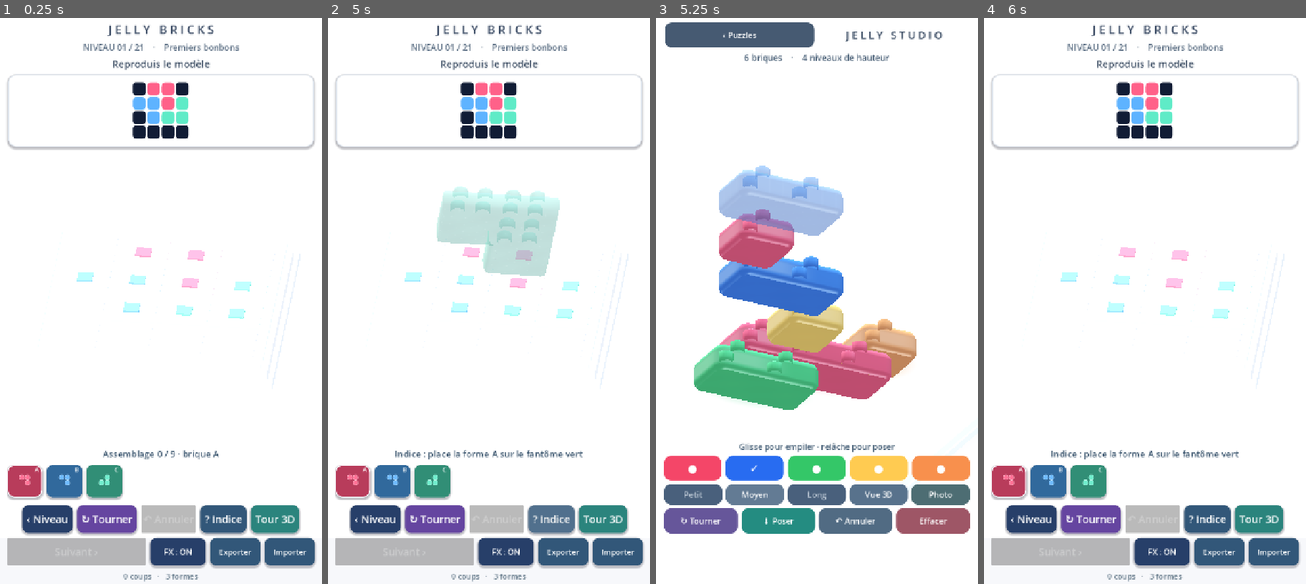
Above: before the commit, frames 1-4 (left to right).
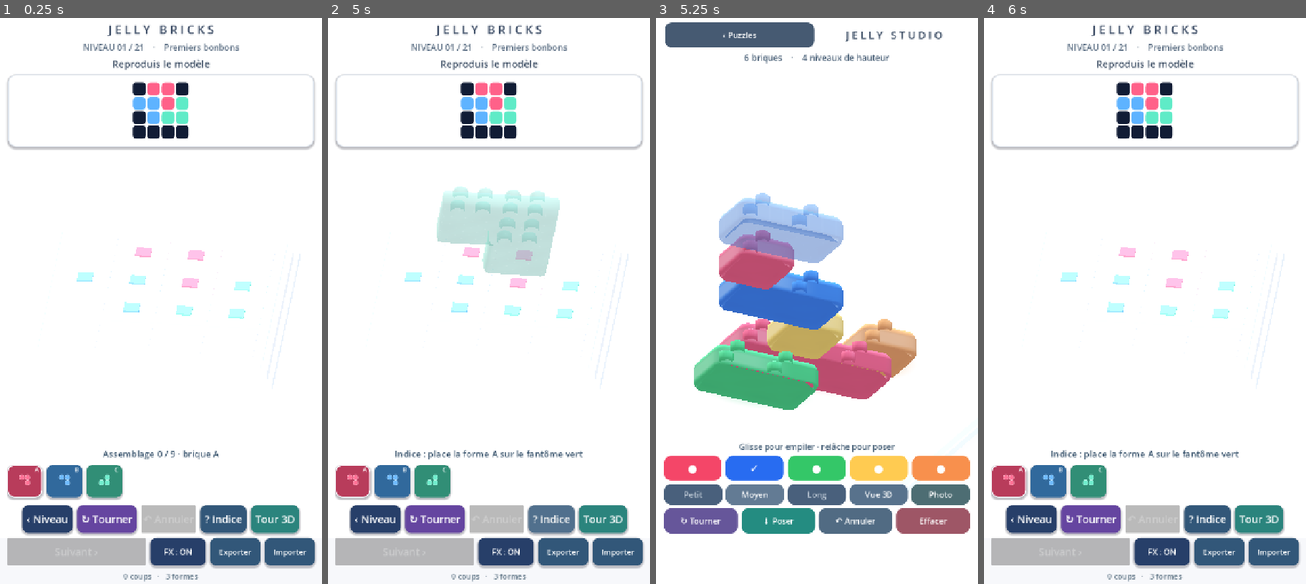
Above: after the commit, the same moments.

Repository: dbrckk/Jelly-bricks
Game: Godot game, scene res://scenes/main.tscn
Same seed, same stepped clock (60 frames per second), same inputs: the game is played once before the commit and once after it.
Inputs (mouse positions are in pixels of both pictures, inside the frame that each line leads up to):
- Up to frame 1 (0.25 s): no input
- Up to frame 2 (5 s): click (353, 482) at 0.52 s; click (392, 482) at 1.27 s; click (431, 482) at 2.02 s; click "‹ Niveau" at 2.75 s; click "↻ Tourner" at 3.5 s; click "? Indice" at 4.25 s
- Up to frame 3 (5.25 s): click "Tour 3D" at 5 s
- Up to frame 4 (6 s): click "‹ Puzzles" at 5.75 s

Frames 1-2 are identical in both runs. In frame 3, 8.1% of the frame differs, in the area x 19-80%, y 26-66%; in frame 4, nothing differs.

Commit message:
feat(native): true interlocking Jelly sockets, compact 3D towers and grounded gallery photo
* render(native): model real continuous underside sockets for every molded studio Jelly brick

* feat(native): seat Jelly stacks inside molded underside cavities and reposition interlayer contacts

* test(native): prove every molded Jelly size has recessed socket and tightly seated stack geometry

* build(android): bump native Jelly Bricks to 0.9.42 with interlocking underside

* docs(native): quantify real Jelly underside sockets, tighter nine-layer towers and testing

* test(native): distinguish floor contact from upper Jelly socket-ceiling contact

* test(native): reference gallery nine-layer threshold follows the new compact interlocking geometry

* render(native): frame all three loose Jelly bricks and strengthen gallery-only grounded contact shadows

* test(native): full reference tower must fit photo frame and stronger shadows must reset outside Gallery

* test(render): reject cropped foreground bricks by checking actual OpenGL photo border pixels

* docs(android): gallery composition QA and stronger photo-only contacts in 0.9.42

Diff:
--- a/native-godot/scripts/gel_mesh.gd
+++ b/native-godot/scripts/gel_mesh.gd
@@ -261,6 +261,13 @@
 const STUDIO_RING_OFFSETS := [0.0, 0.018, 0.049, 0.064, 0.064, 0.038, 0.0]
 const STUDIO_RING_VERTICALS := [1.0, 0.89, 0.50, 0.0, 0.0, -0.50, -0.86]
 const STUDIO_CORNER_STEPS := 7
+# Physically modeled underside socket: the support's raised studs enter
+# the recessed roof instead of holding a sealed slab 0.24 units in the air.
+# All studio lengths/orientations use one continuous open-bottom shell.
+# The 21 puzzle mesh variants are untouched.
+const STUDIO_UNDERSIDE_INSET := 0.10
+const STUDIO_SOCKET_DEPTH := 0.16
+const STUDIO_SOCKET_ROOF := BASE + STUDIO_SOCKET_DEPTH
 
 static func build_studio(cell_count: int, turns: int) -> ArrayMesh:
     var length: int = clampi(cell_count, 1, 3)
@@ -312,19 +319,39 @@
                 upper_normals[i], upper_normals[j],
                 lower_normals[j], lower_normals[i])
 
-    # Smooth, uninterrupted surface: no internal cell seams, holes or
-    # duplicated caps between adjacent segments of one physical brick.
+    # Rounded crown stays seamless. The underside is no longer a sealed
+    # flat slab: it has a single recessed socket with a narrow perimeter
+    # bearing rim. Lower studs visibly enter this pocket when bricks stack.
+    # The socket is built out of the EXISTING 4x8 perimeter segments, not
+    # additional per-cell meshes or draw calls. Cross-oriented bars fit.
     var top_ring: Array = rings[0]
     var bottom_ring: Array = rings[rings.size() - 1]
+    var socket_ring: Array[Vector3] = []
+    for corner in range(4):
+        var inward_x: float = -STUDIO_UNDERSIDE_INSET \
+            if corner == 0 or corner == 3 else STUDIO_UNDERSIDE_INSET
+        var inward_z: float = -STUDIO_UNDERSIDE_INSET \
+            if corner <= 1 else STUDIO_UNDERSIDE_INSET
+        for step in range(STUDIO_CORNER_STEPS + 1):
+            var outer_id: int = corner * (STUDIO_CORNER_STEPS + 1) + step
+            var outer: Vector3 = bottom_ring[outer_id]
+            socket_ring.append(Vector3(
+                outer.x + inward_x,
+                STUDIO_SOCKET_ROOF,
+                outer.z + inward_z))
     var top_center := Vector3(width * .5, TOP + .038, depth * .5)
-    var bottom_center := Vector3(width * .5, BASE, depth * .5)
+    var socket_center := Vector3(width * .5, STUDIO_SOCKET_ROOF, depth * .5)
     for i in range(segment_count):
         var j: int = (i + 1) % segment_count
-        # Arc travels CCW in XZ, which corresponds to downward geometric
-        # winding in X/Y/Z. Reverse the top fan for +Y facing triangles.
+        # XZ CCW is geometrically -Y; reverse the top fan for +Y.
         _triangle(st, top_center, top_ring[j], top_ring[i],
             Vector3.UP, Vector3.UP, Vector3.UP)
-        _triangle(st, bottom_center, bottom_ring[i], bottom_ring[j],
+        # Inner sloped pocket wall + recessed ceiling. The wall and roof
+        # complete a watertight volume while leaving space for studs.
+        _quad(st, bottom_ring[i], bottom_ring[j],
+            socket_ring[j], socket_ring[i],
+            Vector3.DOWN, Vector3.DOWN, Vector3.DOWN, Vector3.DOWN)
+        _triangle(st, socket_center, socket_ring[i], socket_ring[j],
             Vector3.DOWN, Vector3.DOWN, Vector3.DOWN)
     st.index()
     return st.commit()
--- a/native-godot/scripts/stack_mode.gd
+++ b/native-godot/scripts/stack_mode.gd
@@ -7,7 +7,10 @@
 const SAVE_TRANSFER = preload("res://scripts/save_transfer.gd")
 const SAVE_PATH := "user://jelly-stack-v1.json"
 const GRID := 6
-const STEP := .74
+# Each new layer slides its tenons into the recessed cavity of the
+# piece above. Old step (.74) balanced on exposed stud tips and left
+# ~.24 world-unit gaps between molded shells, visibly levitating towers.
+const STEP := .60
 const MAX_LAYERS := 9
 const MAX_BRICKS := 32
 # An actual shadow atlas is worth its GPU cost only on small photo scenes.
@@ -491,6 +494,10 @@
     var plinth: MeshInstance3D = scene_root.get_node("SatinPlinth")
     var edge: MeshInstance3D = scene_root.get_node("SatinPlinthEdge")
     var base_contact: MeshInstance3D = scene_root.get_node("StudioGroundContact")
+    # Enhance the genuine contact patches in the bright seamless gallery.
+    # This is one already-shared ShaderMaterial, never an extra draw call.
+    contact_material.set_shader_parameter("strength",
+        .44 if enabled else .35)
     if enabled:
         photo_floor_before = cyclorama.position.y
         cyclorama.position.y = -.30
@@ -618,7 +625,9 @@
         gallery_user_angle = photo_angle
         gallery_user_zoom = photo_zoom
         photo_angle = 0.06
-        photo_zoom = 0.92
+        # Nine closer interlocked layers need a slightly wider editorial
+        # portrait frame, otherwise the loose yellow brick is clipped.
+        photo_zoom = 1.0
     else:
         photo_angle = gallery_user_angle
         photo_zoom = gallery_user_zoom
@@ -887,14 +896,16 @@
         contact.material_override = contact_material
         contact.cast_shadow = GeometryInstance3D.SHADOW_CASTING_SETTING_OFF
         contact.position = Vector3(float(longest_col) * .5,
-            .047 if int(entry["layer"]) > 0 else .035,
+            GEL.STUDIO_SOCKET_ROOF + .004
+                if int(entry["layer"]) > 0 else .035,
             float(longest_row) * .5)
         root_piece.add_child(contact)
     return root_piece
 
 func _world_position(entry: Dictionary) -> Vector3:
     # Bottom of gel body is at y=.055; the plinth surface is at y=-.30.
-    # Each layer rises .74 so its underside meets the studs below it.
+    # At .60 step, the underside's 0.16-deep pocket encapsulates studs;
+    # the continuous rounded body remains distinct between layers.
     return Vector3(float(entry["col"]) - float(GRID) * .5,
         -.33 + float(entry["layer"]) * STEP,
         float(entry["row"]) - float(GRID) * .5)
--- a/native-godot/tests/capture.gd
+++ b/native-godot/tests/capture.gd
@@ -255,6 +255,20 @@
         quit(1)
         return false
     if frames == 225:
+        # Real visual QA: every foreground Jelly brick must fit the
+        # portrait photo. The yellow piece used to be cut in half at x=0
+        # after the tighter interlocking step made auto-framing zoom in.
+        for py in range(300, 820, 12):
+            for px in range(0, 8, 2):
+                var border_pixel: Color = image.get_pixel(px, py)
+                var color_range: float = maxf(border_pixel.r,
+                    maxf(border_pixel.g, border_pixel.b)) - minf(
+                    border_pixel.r, minf(border_pixel.g, border_pixel.b))
+                if color_range > .24:
+                    push_error("Gallery photo clips a colorful foreground brick at the left edge")
+                    quit(1)
+                    return false
+        print("PASS: All foreground Jelly bricks fit inside portrait camera borders")
         # Keep the same real nine-level showcase alive for another 40 frames.
         # Fix only the camera pose: the tower itself keeps moving with the
         # normal Godot _process() and analytical spring motion.
--- a/native-godot/tests/validate.gd
+++ b/native-godot/tests/validate.gd
@@ -80,6 +80,9 @@
             var found_continuous_crown := false
             var flat_upper := false
             var flat_lower := false
+            var recessed_roof := false
+            var recessed_rim := false
+            var old_flat_underside := false
             for vertex_id in range(vertices.size()):
                 var v: Vector3 = vertices[vertex_id]
                 var n: Vector3 = face_normals[vertex_id]
@@ -97,8 +100,18 @@
                         and absf(v.x - width_expected * .5) < .001 \
                         and absf(v.z - depth_expected * .5) < .001:
                     found_continuous_crown = true
+                if absf(v.x - width_expected * .5) < .001 \
+                        and absf(v.z - depth_expected * .5) < .001:
+                    if absf(v.y - GEL_MESH.STUDIO_SOCKET_ROOF) < .001:
+                        recessed_roof = true
+                    if absf(v.y - GEL_MESH.BASE) < .001:
+                        old_flat_underside = true
+                if absf(v.y - GEL_MESH.STUDIO_SOCKET_ROOF) < .001 \
+                        and absf(v.x - GEL_MESH.STUDIO_UNDERSIDE_INSET) < .015:
+                    recessed_rim = true
             if not found_arc or not found_continuous_crown \
-                    or not flat_upper or not flat_lower \
+                    or not flat_upper or not flat_lower or not recessed_roof \
+                    or not recessed_rim or old_flat_underside \
                     or face_normals.size() != vertices.size() \
                     or vertices.size() < 100:
                 push_error("Studio surface has square corners or disconnected crown")
@@ -232,8 +245,12 @@
             quit(1)
             return
         var contact: MeshInstance3D = studio_node.get_node("GelContact")
-        if contact.position.y >= GEL_MESH.BASE:
-            push_error("Gel contact patch hovers above the brick's real underside")
+        var contact_index: int = studio.brick_nodes.find(studio_node)
+        var contact_layer: int = int(studio.bricks[contact_index]["layer"])
+        var expected_contact_y: float = GEL_MESH.STUDIO_SOCKET_ROOF + .004 \
+            if contact_layer > 0 else .035
+        if absf(contact.position.y - expected_contact_y) > .002:
+            push_error("Gel contact must track the new underside socket or ground rim")
             quit(1)
             return
     # The portable backup now includes the REAL 3D studio, with strict
@@ -287,8 +304,16 @@
         return
     var upper_pose: Dictionary = studio._entry(2, 2, 0, 0, 0, 1)
     var measured_step: float = studio._world_position(upper_pose).y - studio._world_position(test_ground).y
-    if absf(measured_step - (.798 - GEL_MESH.BASE)) > .04:
-        push_error("Upper studio blocks do not meet the studs below them")
+    # The socket ceiling sits just ABOVE a supporting stud top, while the
+    # upper shell's exterior rim is close to the lower crown. The former
+    # 0.74 step left a visibly huge, unsupported gap between jelly faces.
+    var socket_clearance: float = measured_step + GEL_MESH.STUDIO_SOCKET_ROOF \
+        - GEL_MESH.STUDIO_STUD_TOP
+    var visible_body_gap: float = measured_step + GEL_MESH.BASE - GEL_MESH.TOP
+    if measured_step > .63 or measured_step < .58 \
+            or socket_clearance < .0 or socket_clearance > .04 \
+            or visible_body_gap > .12 or visible_body_gap < .07:
+        push_error("Studio bricks do not lock studs into shallow underside sockets")
         quit(1)
         return
     # The short yellow brick is on top of the long coral brick.
@@ -382,7 +407,8 @@
     var gallery_shade: ShaderMaterial = gallery_contact.material_override
     if not studio.gallery_shadow_key.visible or not shadow_proxy.visible \
             or not gallery_contact.visible or absf(gallery_contact.position.y + .297) > .001 \
-            or float(gallery_shade.get_shader_parameter("strength")) < .35:
+            or float(gallery_shade.get_shader_parameter("strength")) < .35 \
+            or absf(float(studio.contact_material.get_shader_parameter("strength")) - .44) > .001:
         push_error("Photo gallery must combine real shadowing with visible soft ground contact")
         quit(1)
         return
@@ -540,14 +566,14 @@
             or not studio.gallery_demo_root.visible \
             or studio.brick_nodes[0].visible \
             or studio.caustic_batch.multimesh.instance_count != 4 \
-            or studio._studio_height() < 6.8 \
+            or studio._studio_height() < 5.85 \
             or not studio.gallery_shadow_key.visible \
             or studio.gallery_demo_button.text != "Ma pile":
         push_error("Reference Gallery did not render its real vertical tower")
         quit(1)
         return
     if absf(studio.photo_angle - .06) > .001 \
-            or absf(studio.photo_zoom - .92) > .001 \
+            or absf(studio.photo_zoom - 1.0) > .001 \
             or absf(game.camera.position.x - sin(.06) * 12.4) > .03:
         push_error("Reference tower camera is not front-facing or tightly framed")
         quit(1)
@@ -672,8 +698,9 @@
         push_error("Leaving photo mode failed to restore low-cost playable studio")
         quit(1)
         return
-    if absf(float(first_photo_paint.get_shader_parameter("optical_depth")) - .54) > .001:
-        push_error("Leaving Gallery did not restore the mobile optical setting")
+    if absf(float(first_photo_paint.get_shader_parameter("optical_depth")) - .54) > .001 \
+            or absf(float(studio.contact_material.get_shader_parameter("strength")) - .35) > .001:
+        push_error("Leaving Gallery did not restore the mobile optical/contact settings")
         quit(1)
         return
     if absf(gallery_floor.position.y - studio.photo_floor_before) > .001 \
Not shown, changed: native-godot/export_presets.cfg
Not shown, changed: native-godot/README.md
